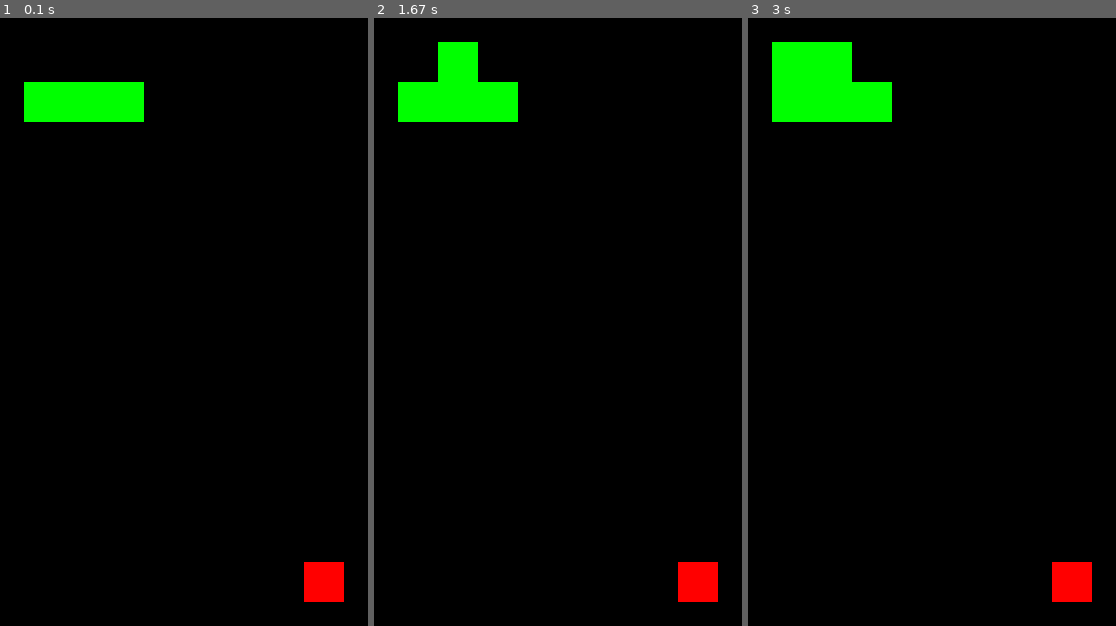
Above: before the commit, frames 1-3 (left to right).
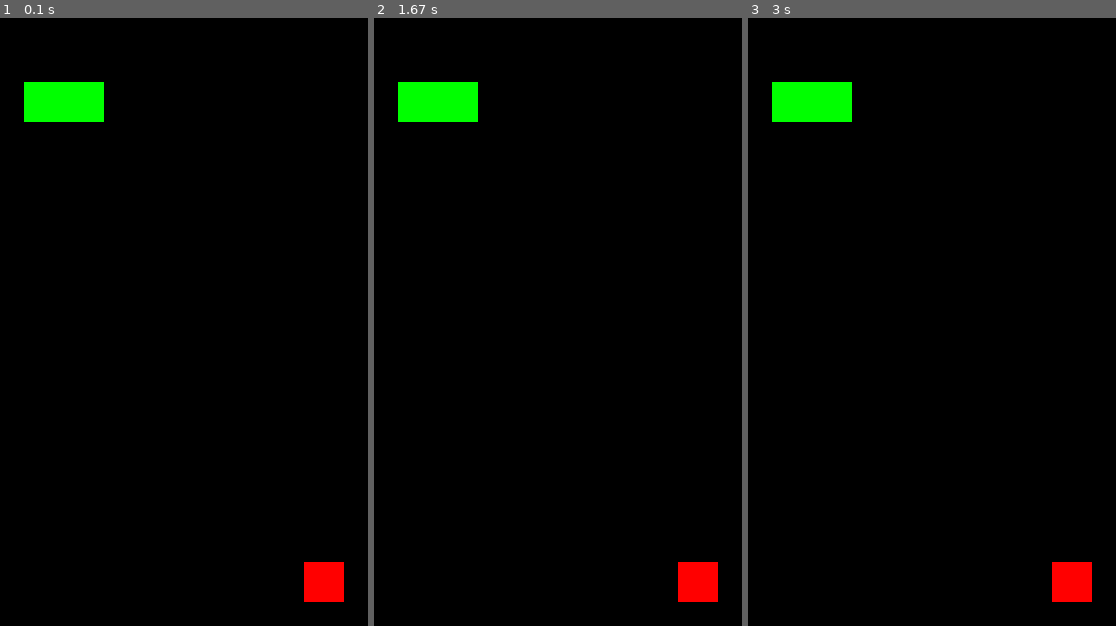
Above: after the commit, the same moments.

Repository: tassan/snake-pygame
Game: pygame game, started from snake.py
Same seed, same stepped clock (60 frames per second), same inputs: the game is played once before the commit and once after it.
Inputs:
- Up to frame 1 (0.1 s): no input
- Up to frame 2 (1.67 s): tap Enter at 0.33 s; hold Right 0.67-1.13 s; hold Up 1.17-1.63 s
- Up to frame 3 (3 s): hold Left 2.17-2.7 s; hold Down from 2.73 s (still down)

The runs differ from the first frame. In frame 1, 0.7% of the frame differs, in the area x 28-40%, y 10-18%; in frame 2, 1.4%; in frame 3, 2.1%, in the area x 6-40%, y 3-18%.

Commit message:
Função para verificar direção informada no teclado

Diff:
--- a/snake.py
+++ b/snake.py
@@ -26,6 +26,23 @@
 apple = pygame.Surface((10, 10))
 apple.fill((255, 0, 0))
 
+
+def direcao():
+    direcao = 0
+
+    if event.type == KEYDOWN:
+        if event.key == K_UP:
+            direcao = 0
+        if event.key == K_DOWN:
+            direcao = 2
+        if event.key == K_RIGHT:
+            direcao = 1
+        if event.key == K_LEFT:
+            direcao = 3
+
+    return direcao
+
+
 running = True
 
 while running:
@@ -35,19 +52,13 @@
             pygame.quit()
             exit()
 
-        if event.type == KEYDOWN:
-            if event.key == K_UP:
-                snake_pos[0] = (snake_pos[0][0], snake_pos[0][1] - 10)
-            if event.key == K_DOWN:
-                snake_pos[0] = (snake_pos[0][0], snake_pos[0][1] + 10)
-            if event.key == K_RIGHT:
-                snake_pos[0] = (snake_pos[0][0] + 10, snake_pos[0][1])
-            if event.key == K_LEFT:
-                snake_pos[0] = (snake_pos[0][0] - 10, snake_pos[0][1])
+    direcao_cobra = direcao()
 
+    for i in range(len(snake_pos) - 1, 0, -1):
+        snake_pos[i] = (snake_pos[i-1][0], snake_pos[i-1][1])
 
-        screen.blit(apple, apple_position)
-        for pos in snake_pos:
-            screen.blit(snake, pos)
+    screen.blit(apple, apple_position)
+    for pos in snake_pos:
+        screen.blit(snake, pos)
 
-        pygame.display.update()
+    pygame.display.update()
--- /dev/null
+++ b/snk.py
@@ -0,0 +1,70 @@
+import pygame, random
+from pygame.locals import *
+
+def on_grid_random():
+    x = random.randint(0,590)
+    y = random.randint(0,590)
+    return (x//10 * 10, y//10 * 10)
+
+def collision(c1, c2):
+    return (c1[0] == c2[0]) and (c1[1] == c2[1])
+
+UP = 0
+RIGHT = 1
+DOWN = 2
+LEFT = 3
+
+pygame.init()
+screen = pygame.display.set_mode((600,600))
+pygame.display.set_caption('Snake')
+
+snake = [(200, 200), (210, 200), (220,200)]
+snake_skin = pygame.Surface((10,10))
+snake_skin.fill((255,255,255))
+
+apple_pos = on_grid_random()
+apple = pygame.Surface((10,10))
+apple.fill((255,0,0))
+
+my_direction = LEFT
+
+clock = pygame.time.Clock()
+
+while True:
+    clock.tick(10)
+    for event in pygame.event.get():
+        if event.type == QUIT:
+            pygame.quit()
+
+        if event.type == KEYDOWN:
+            if event.key == K_UP:
+                my_direction = UP
+            if event.key == K_DOWN:
+                my_direction = DOWN
+            if event.key == K_LEFT:
+                my_direction = LEFT
+            if event.key == K_RIGHT:
+                my_direction = RIGHT
+
+    if collision(snake[0], apple_pos):
+        apple_pos = on_grid_random()
+        snake.append((0,0))
+
+    for i in range(len(snake) - 1, 0, -1):
+        snake[i] = (snake[i-1][0], snake[i-1][1])
+
+    if my_direction == UP:
+        snake[0] = (snake[0][0], snake[0][1] - 10)
+    if my_direction == DOWN:
+        snake[0] = (snake[0][0], snake[0][1] + 10)
+    if my_direction == RIGHT:
+        snake[0] = (snake[0][0] + 10, snake[0][1])
+    if my_direction == LEFT:
+        snake[0] = (snake[0][0] - 10, snake[0][1])
+
+    screen.fill((0,0,0))
+    screen.blit(apple, apple_pos)
+    for pos in snake:
+        screen.blit(snake_skin,pos)
+
+    pygame.display.update()
